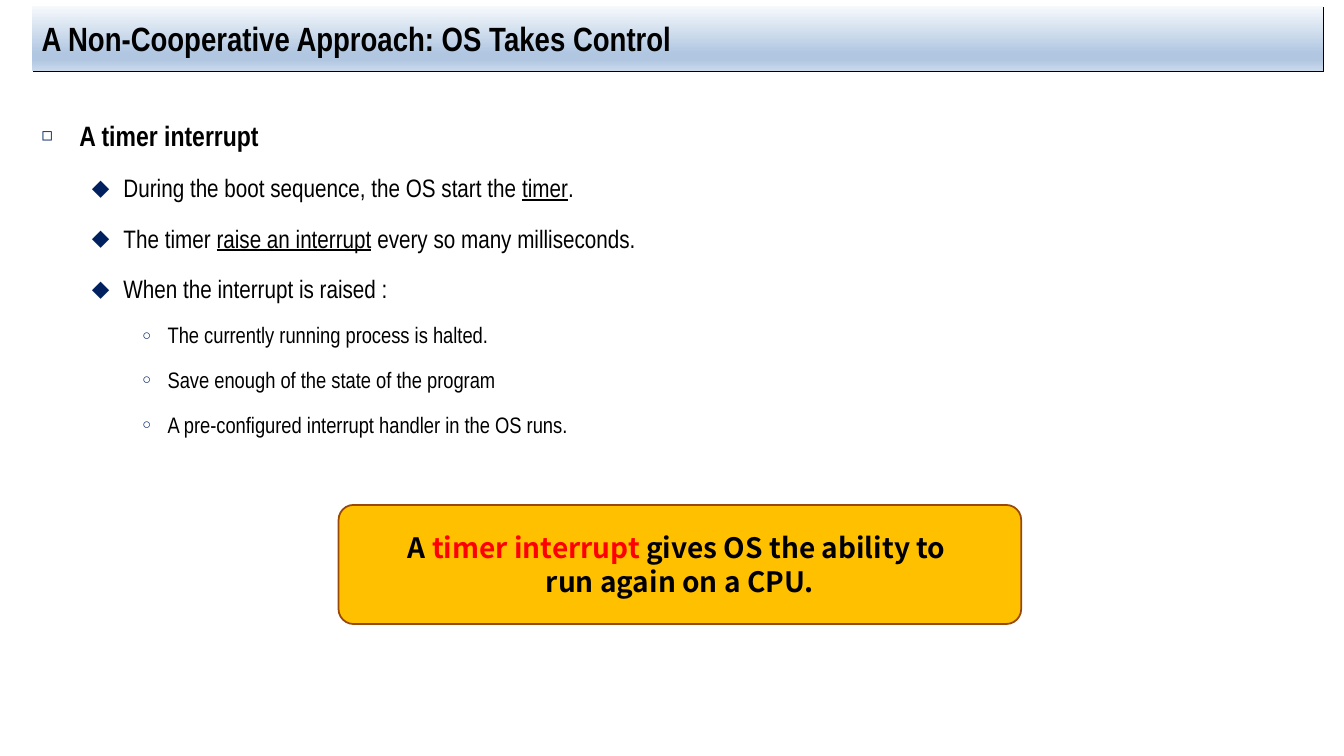
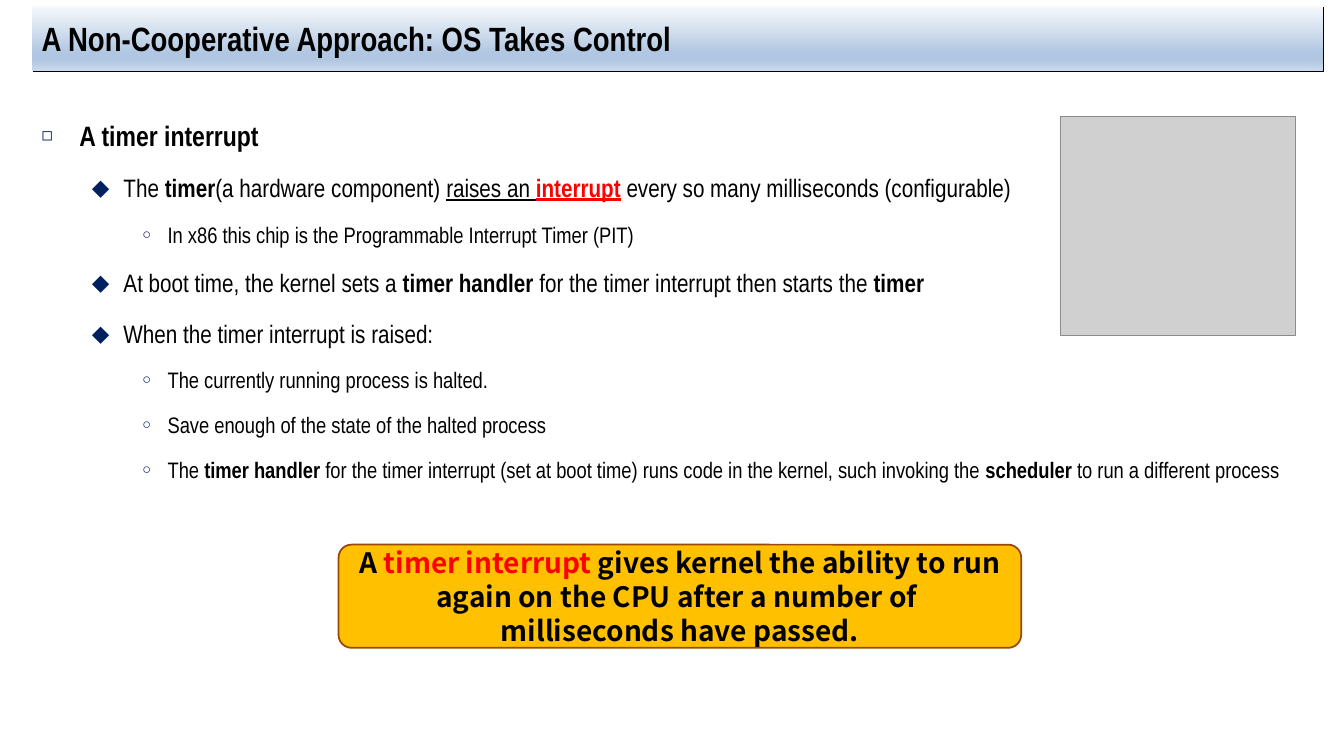
Before and after one commit to jachermocilla/extra-course-materials, a slide deck: slide 18 of cmsc125/ostep/slides/01.Virtualization/06.Mechanism_Limited_Direct_Execution.pptx (slide 14 before the commit). Drawn at 1344x756 pixels with LibreOffice and Linux fonts; fonts in the diff are those of the drawing; grey boxes stand for pictures. Boxes give left, top, right and bottom in pixels: in the first picture for what was removed or moved away, otherwise in the second. Text is boxed around its words. In the diff, an @@ line names an element or a change of style, - is before the commit and + after.

```diff
--- a/cmsc125/ostep/slides/01.Virtualization/06.Mechanism_Limited_Direct_Execution.pptx
+++ b/cmsc125/ostep/slides/01.Virtualization/06.Mechanism_Limited_Direct_Execution.pptx
@@ picture added at (1062,116,1297,336) @@
@@ text at (123,178,1011,349): text changed @@
-  ⬥ During the boot sequence, the OS start the timer.
-  ⬥ The timer raise an interrupt every so many milliseconds.
-  ⬥ When the interrupt is raised :
+  ⬥ The timer(a hardware component) raises an interrupt every so many milliseconds (configurable)
+    ○ In x86 this chip is the Programmable Interrupt Timer (PIT)
+  ⬥ At boot time, the kernel sets a timer handler for the timer interrupt then starts the timer
+  ⬥ When the timer interrupt is raised:
@@ text at (168,416,1279,483): text changed @@
-    ○ Save enough of the state of the program
-    ○ A pre-configured interrupt handler in the OS runs.
+    ○ Save enough of the state of the halted process
+    ○ The timer handler for the timer interrupt (set at boot time) runs code in the kernel, such invoking the scheduler to run a different process
@@ rounded rectangle "A timer interrupt gives kernel ...": place and size @@
-rounded rectangle "A timer interrupt gives kernel ..." at (339,505,1021,624)
+rounded rectangle "A timer interrupt gives kernel ..." at (339,544,1021,647)
@@ text in rounded rectangle at (359,545,1000,649): text changed @@
-A timer interrupt gives OS the ability to
-run again on a CPU.
+A timer interrupt gives kernel the ability to run again on the CPU after a number of milliseconds have passed.
```
Also in this commit, not shown: 14 other slides changed, 4 slides added, 1 other file.
